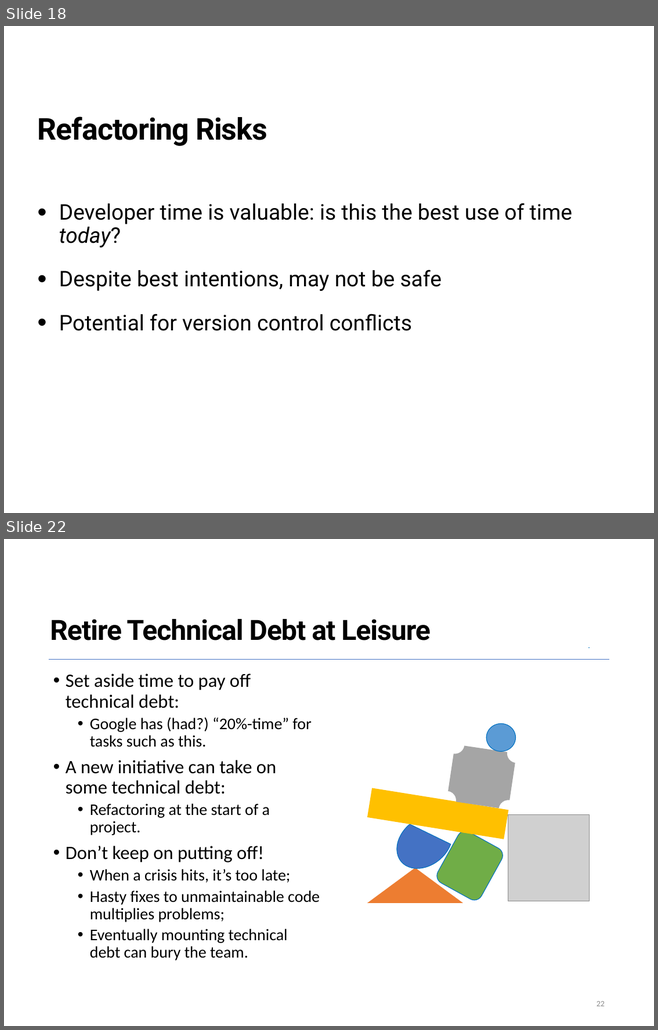
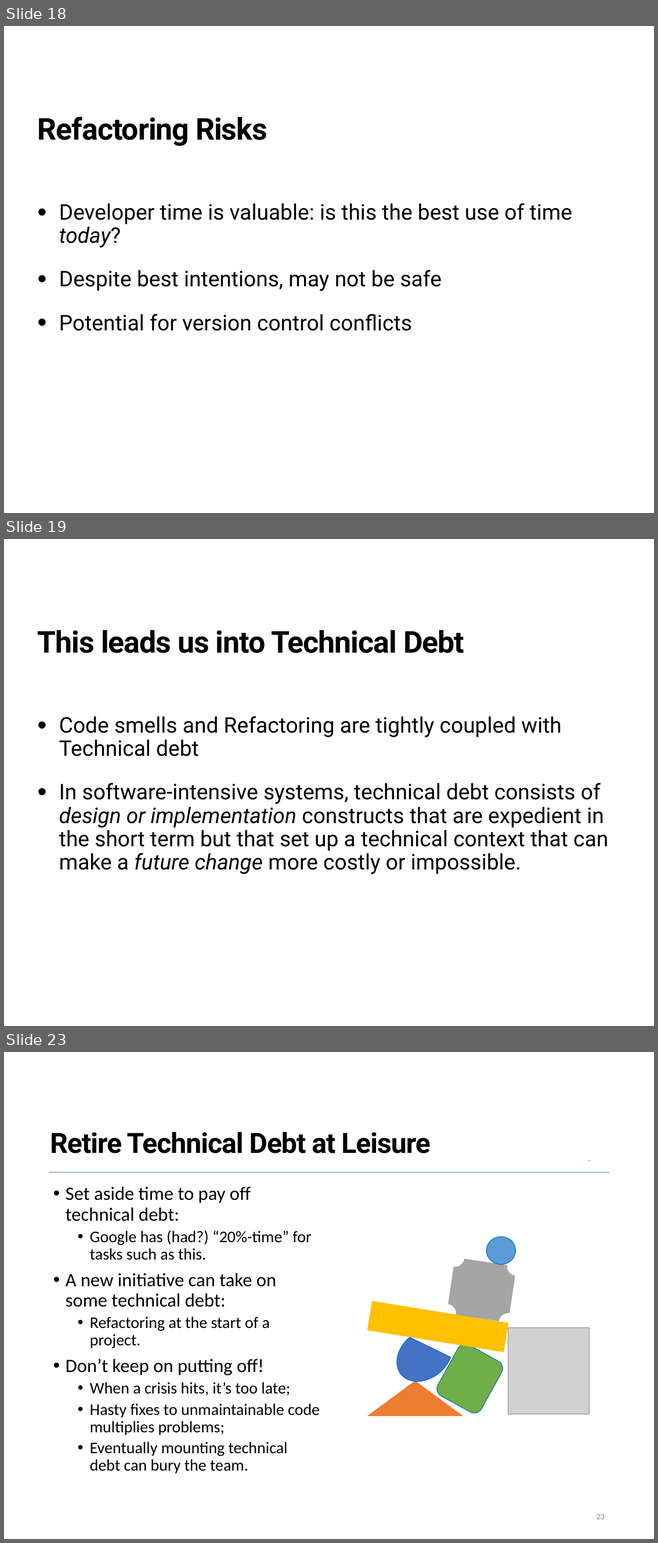
Before and after one commit to neu-se/CS4530-Spring-2022, a slide deck: Slides/Lesson 11 Code Smells, Refactoring and Technical Debt.pptx. Shown one above the other, each under a label of ours: slides 18 and 22 before the commit, slides 18, 19 and 23 after it; the slides between them are not shown. The pictures are 658x1030 and 658x1543 pixels, drawn with LibreOffice and Linux fonts; fonts in the diff are those of the drawing; grey boxes stand for pictures. Boxes give left, top, right and bottom in pixels: in the first picture for what was removed or moved away, otherwise in the second. Text is boxed around its words. In the diff, an @@ line names an element or a change of style, - is before the commit and + after.

```diff
--- a/Slides/Lesson 11 Code Smells, Refactoring and Technical Debt.pptx
+++ b/Slides/Lesson 11 Code Smells, Refactoring and Technical Debt.pptx
@@ slide 19 added at bbox=[4, 539, 654, 1026], background #FFFFFF @@
@@ title added at bbox=[38, 630, 464, 653], 47.4 pt, text #000000, bold @@
+This leads us into Technical Debt
@@ text added at bbox=[59, 716, 608, 874], 34 pt, text #000000 @@
+• Code smells and Refactoring are tightly coupled with Technical debt
+• In software-intensive systems, technical debt consists of design or implementation constructs that are expedient in the short term but that set up a technical context that can make a future change more costly or impossible.
@@ what was slide 22 is now slide 23 @@
```
Also in this commit, not shown: 3 slides changed, 1 other slide added, 1 slide removed, 1 other file.
